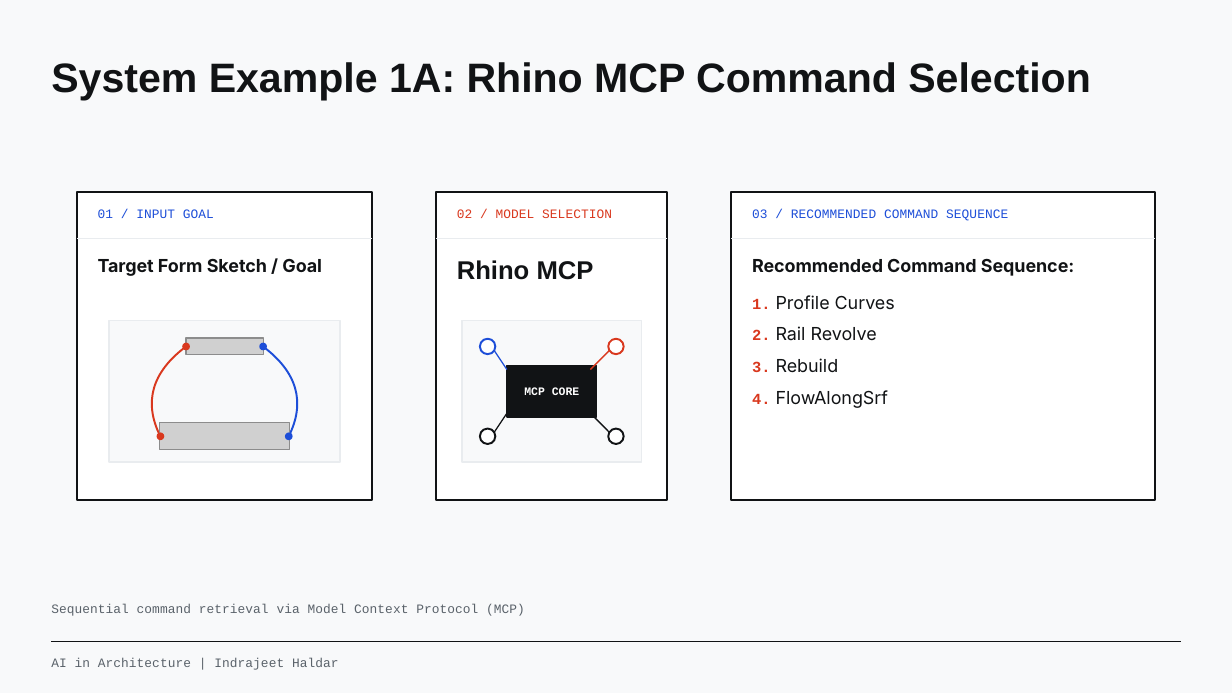
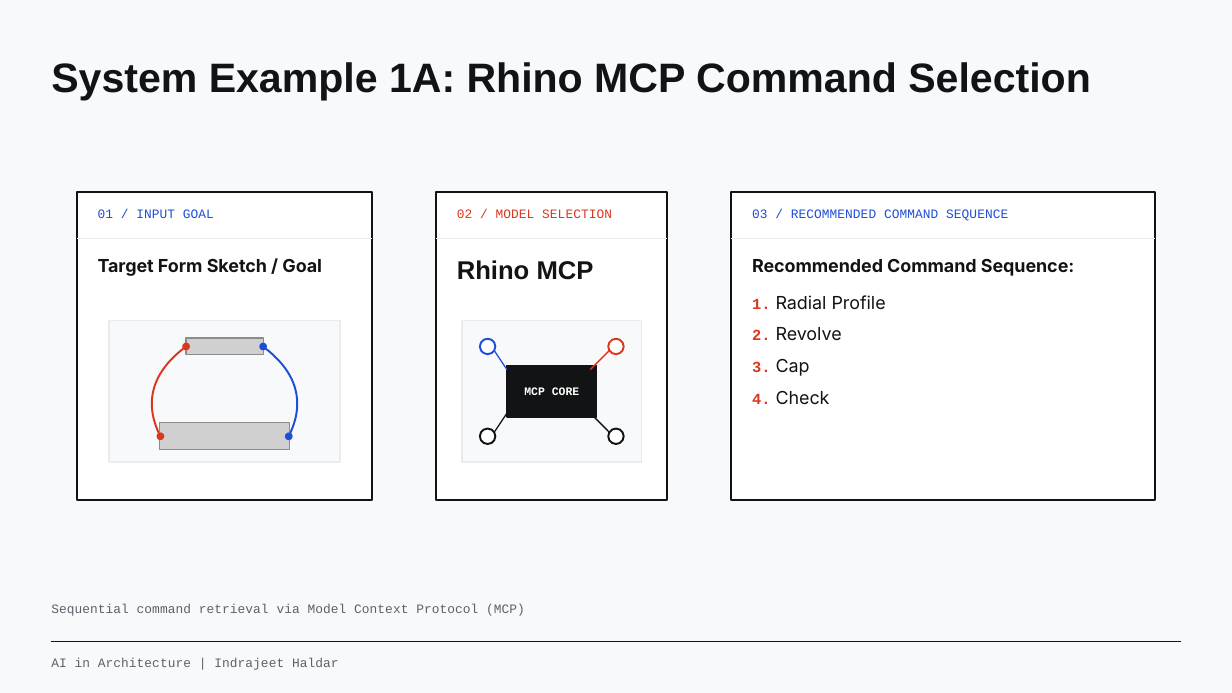
Before and after one commit to range-et/AI_arch_resources, a slide deck: slide 16 of AI in Architecture - Presentation.pptx. Drawn at 1232x693 pixels with LibreOffice and Linux fonts; fonts in the diff are those of the drawing; grey boxes stand for pictures; background and template pictures are left out. Boxes give left, top, right and bottom in pixels: in the first picture for what was removed or moved away, otherwise in the second. Text is boxed around its words. In the diff, an @@ line names an element or a change of style, - is before the commit and + after.

```diff
--- a/AI in Architecture - Presentation.pptx
+++ b/AI in Architecture - Presentation.pptx
@@ text at box(752, 295, 886, 405): text changed @@
-1. Profile Curves
-2. Rail Revolve
-3. Rebuild
-4. FlowAlongSrf
+1. Radial Profile
+2. Revolve
+3. Cap
+4. Check
```
Also in this commit, not shown: 5 other slides changed, 48 other files.
